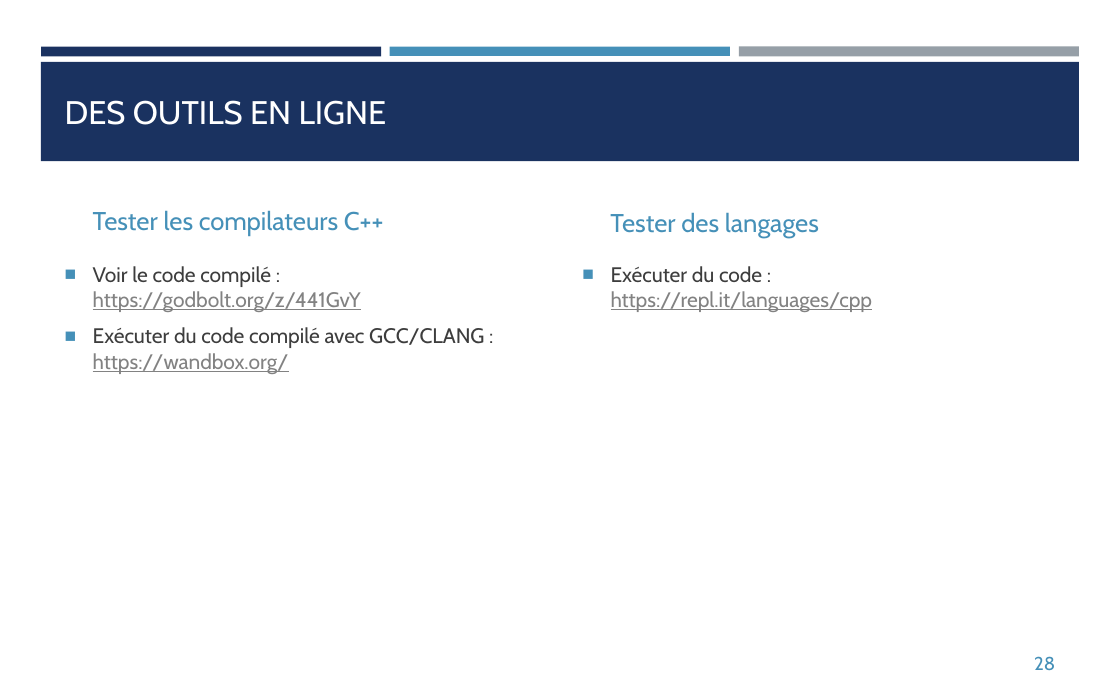
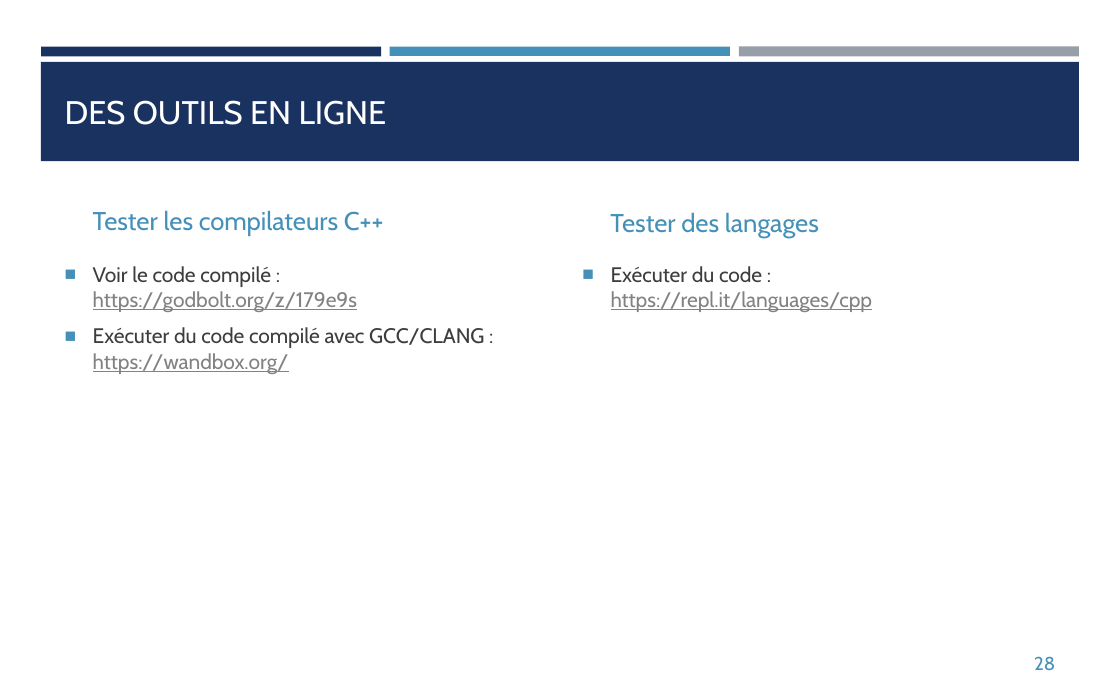
Before and after one commit to franckginguene/hpc_formation_scalian, a slide deck: slide 28 of Diapos/HPC_SIMD.pptx. Drawn at 1120x700 pixels with LibreOffice and Linux fonts; fonts in the diff are those of the drawing. Boxes give left, top, right and bottom in pixels: in the first picture for what was removed or moved away, otherwise in the second. Text is boxed around its words. In the diff, an @@ line names an element or a change of style, - is before the commit and + after.

```diff
--- a/Diapos/HPC_SIMD.pptx
+++ b/Diapos/HPC_SIMD.pptx
@@ text at bbox=[93, 266, 357, 312]: text changed @@
-■ Voir le code compilé :
-  https://godbolt.org/z/441GvY
+■ Voir le code compilé :
+  https://godbolt.org/z/179e9s
```
Also in this commit, not shown: 6 other slides changed, 3 other files.
